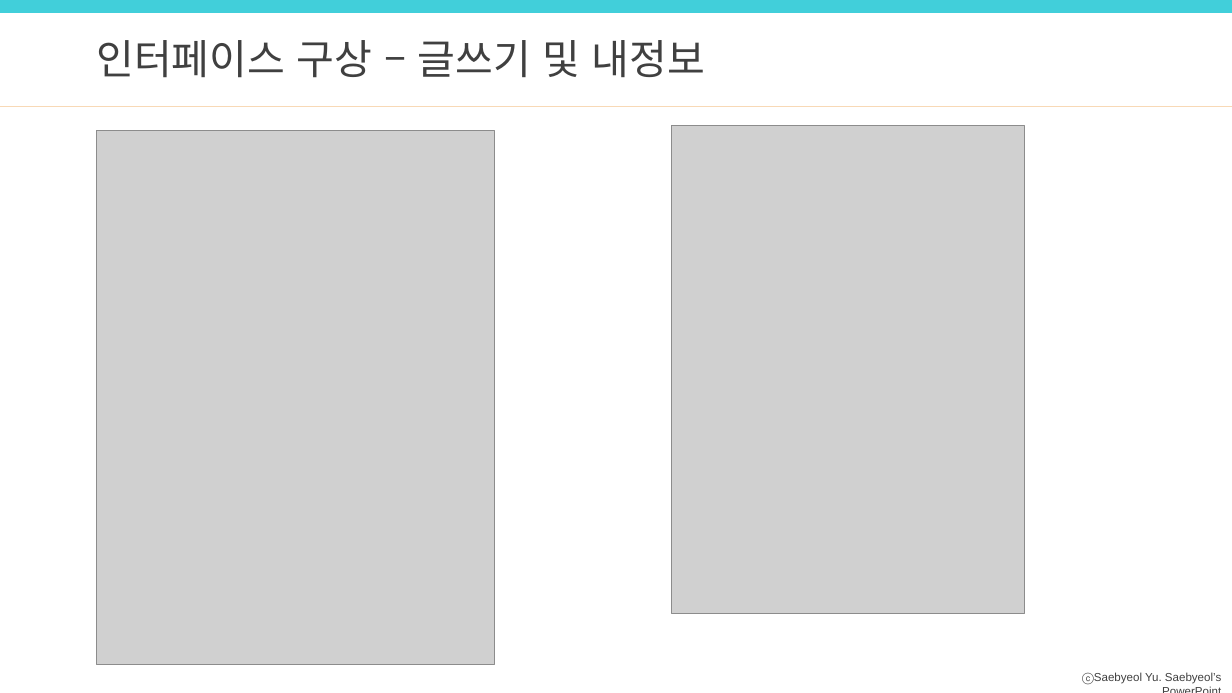
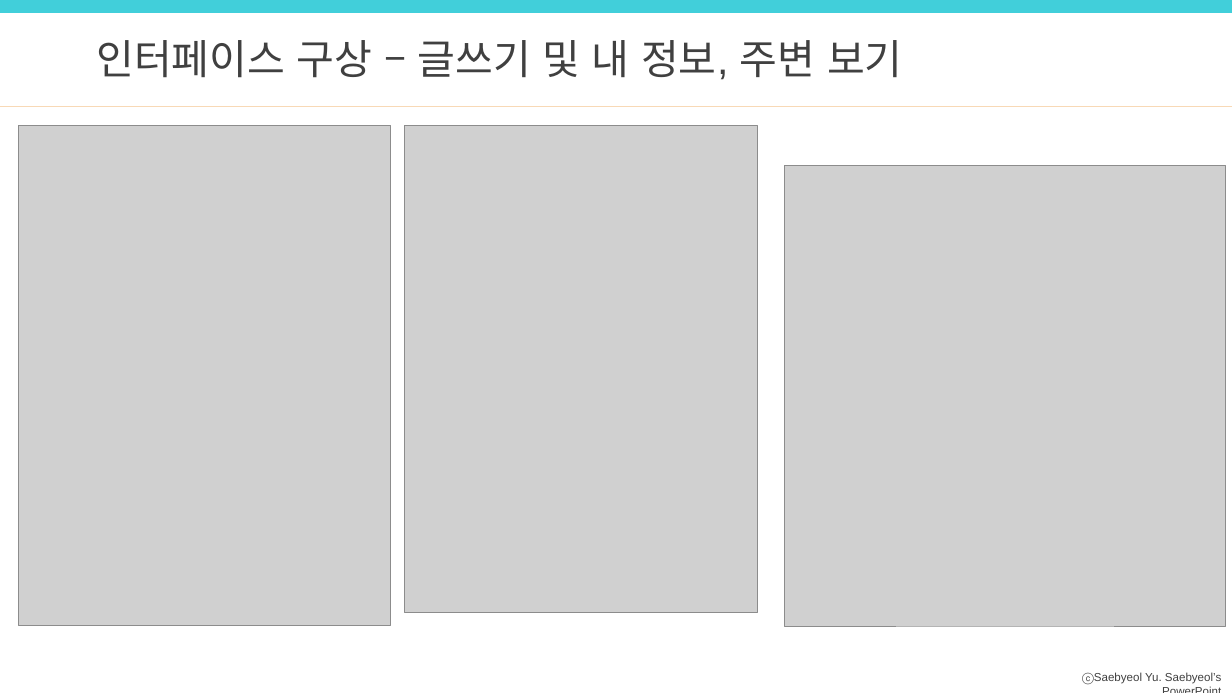
Before and after one commit to swrho901/KNU_applicationProgrammingTwo, a slide deck: slide 6 of 9월15일_제안서/응프2_제안서최종_노신우_우창희.pptx (slide 7 before the commit). Drawn at 1232x693 pixels with LibreOffice and Linux fonts; fonts in the diff are those of the drawing; grey boxes stand for pictures. Boxes give left, top, right and bottom in pixels: in the first picture for what was removed or moved away, otherwise in the second. Text is boxed around its words. In the diff, an @@ line names an element or a change of style, - is before the commit and + after.

```diff
--- a/9월15일_제안서/응프2_제안서최종_노신우_우창희.pptx
+++ b/9월15일_제안서/응프2_제안서최종_노신우_우창희.pptx
@@ text at (96, 40, 903, 80): text changed @@
-인터페이스 구상 – 글쓰기 및 내정보
+인터페이스 구상 – 글쓰기 및 내 정보, 주변 보기
@@ picture: place and size @@
-picture at (97, 130, 494, 665)
+picture at (18, 125, 391, 625)
@@ picture: place and size @@
-picture at (672, 126, 1025, 614)
+picture at (405, 125, 758, 613)
@@ picture added at (785, 165, 1226, 627) @@
```
Also in this commit, not shown: 3 other slides changed.
